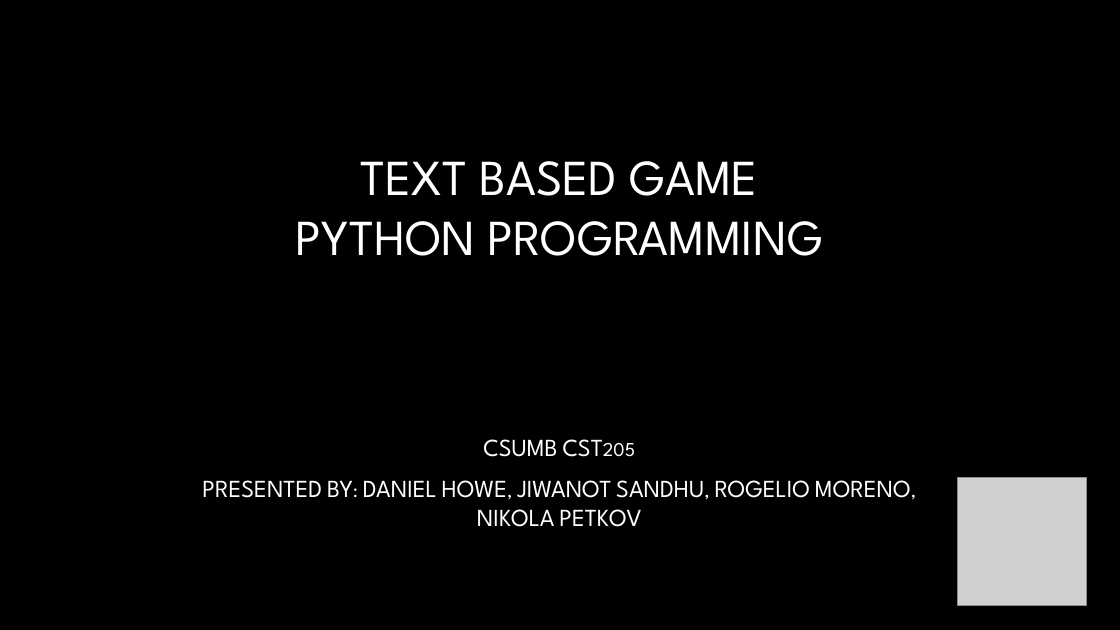
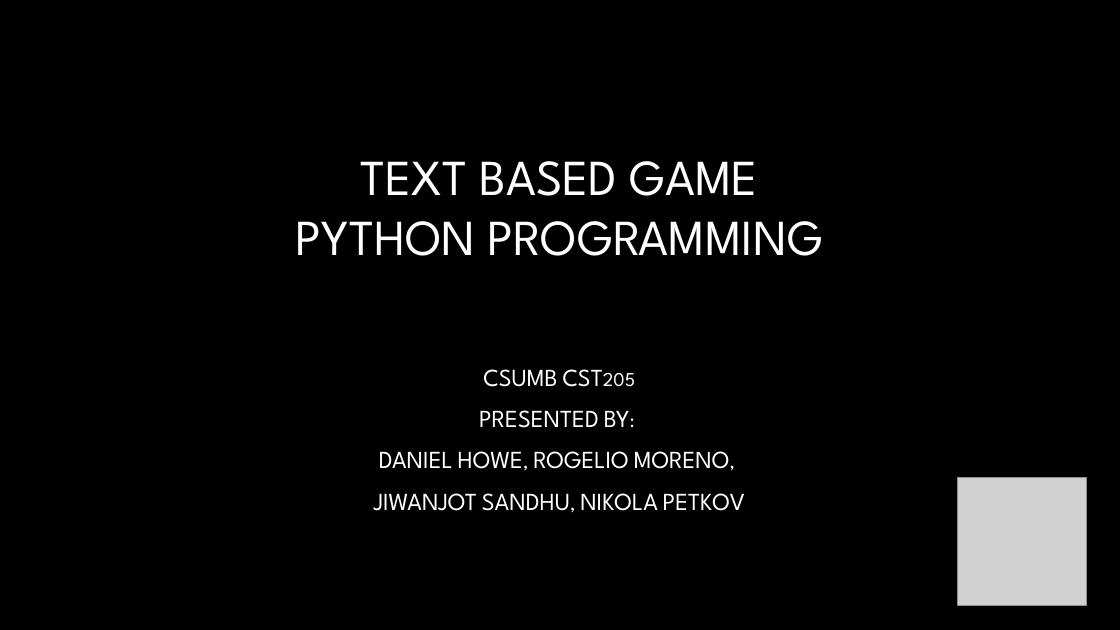
Before and after one commit to CSUMBPelicanCollective/CST205, a slide deck: slide 1 of Final Project/finalProjectPresentation_LastName_FirstName.pptx. Drawn at 1120x630 pixels with LibreOffice and Linux fonts; fonts in the diff are those of the drawing; grey boxes stand for pictures; background and template pictures are left out. Boxes give left, top, right and bottom in pixels: in the first picture for what was removed or moved away, otherwise in the second. Text is boxed around its words. In the diff, an @@ line names an element or a change of style, - is before the commit and + after.

Commit message:
Updated presentation

```diff
--- a/Final Project/finalProjectPresentation_LastName_FirstName.pptx
+++ b/Final Project/finalProjectPresentation_LastName_FirstName.pptx
@@ subtitle "CSUMB CST205" moved from (x1=202, y1=439, x2=911, y2=527) to (x1=374, y1=369, x2=745, y2=511) @@
@@ subtitle at (x1=374, y1=410, x2=745, y2=511): text changed @@
-PRESENTED BY: DANIEL HOWE, JIWANOT SANDHU, ROGELIO MORENO, NIKOLA PETKOV
+PRESENTED BY:
+DANIEL HOWE, ROGELIO MORENO,
+JIWANJOT SANDHU, NIKOLA PETKOV
```
Also in this commit, not shown: 6 other slides changed, 2 slides removed, 2 other files.
